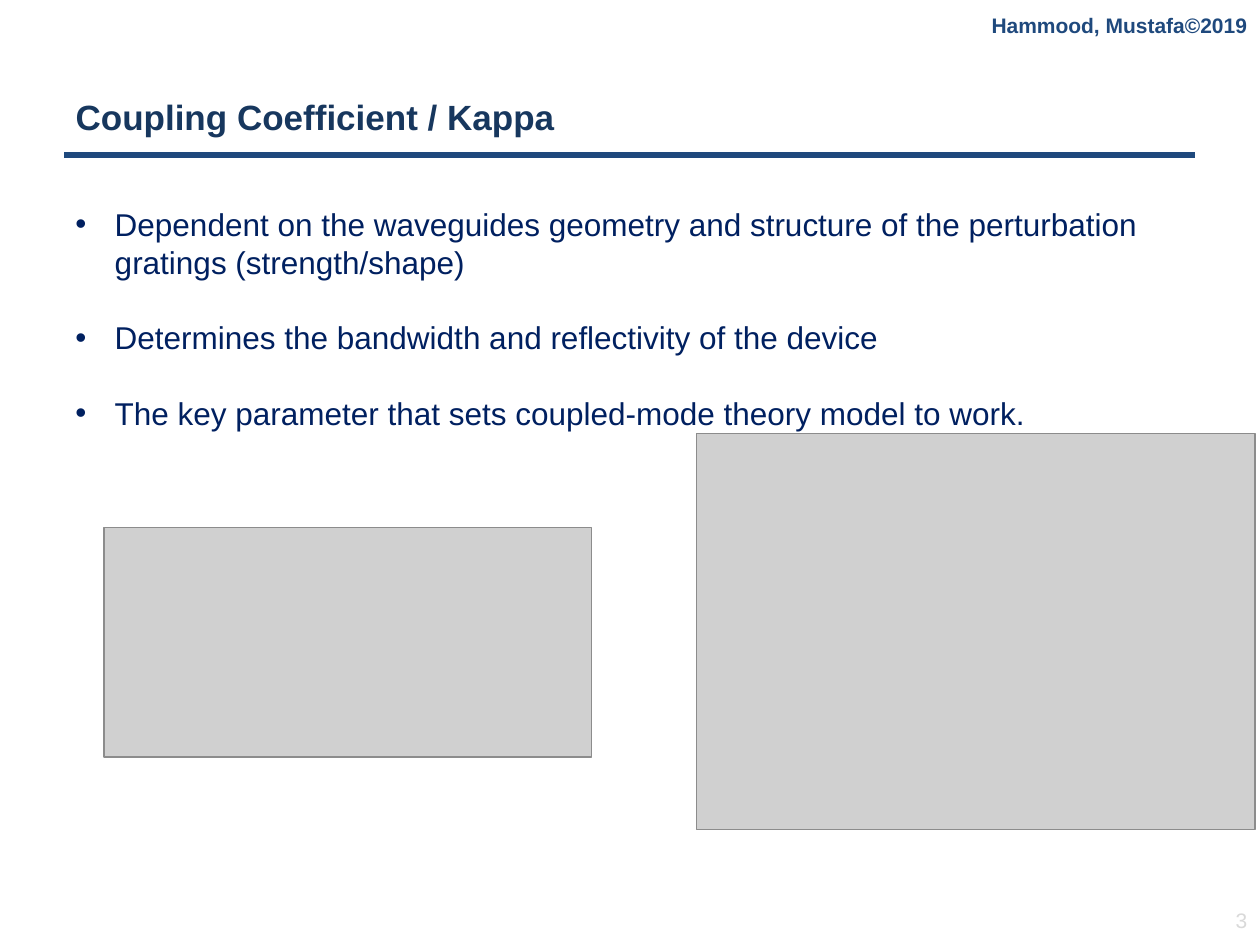
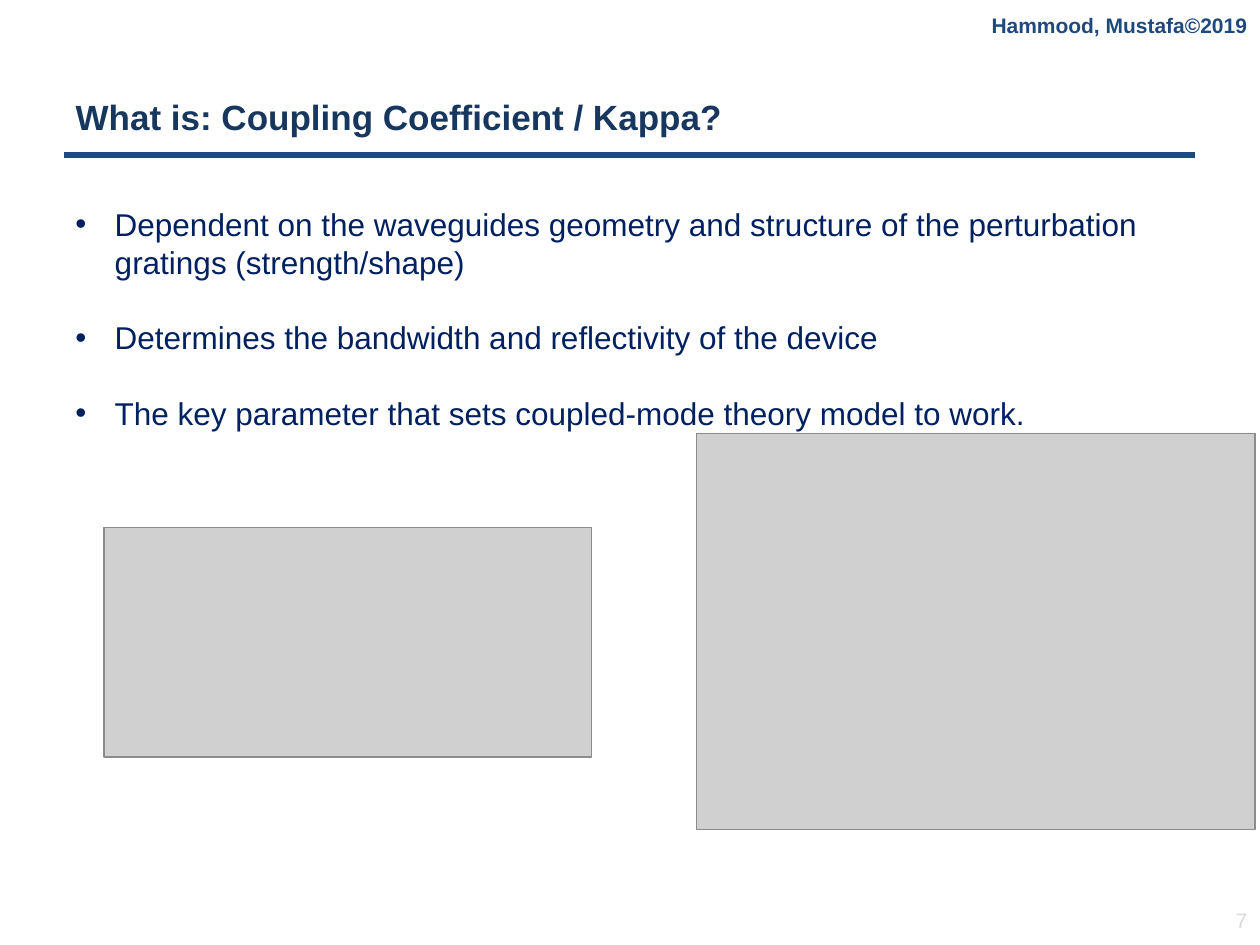
Before and after one commit to mustafacc/SiEPIC_Photonics_Package, a slide deck: slide 7 of SiEPIC_Photonics_Package/solvers_simulators/contraDC/Documentation/contraDC_Simulator.pptx (slide 3 before the commit). Drawn at 1260x945 pixels with LibreOffice and Linux fonts; fonts in the diff are those of the drawing; grey boxes stand for pictures; background and template pictures are left out. Boxes give left, top, right and bottom in pixels: in the first picture for what was removed or moved away, otherwise in the second. Text is boxed around its words. In the diff, an @@ line names an element or a change of style, - is before the commit and + after.

```diff
--- a/SiEPIC_Photonics_Package/solvers_simulators/contraDC/Documentation/contraDC_Simulator.pptx
+++ b/SiEPIC_Photonics_Package/solvers_simulators/contraDC/Documentation/contraDC_Simulator.pptx
@@ title at [76,104,721,137]: text changed @@
-Coupling Coefficient / Kappa
+What is: Coupling Coefficient / Kappa?
@@ page number at [1236,909,1248,932]: text changed @@
-3
+7
```
Also in this commit, not shown: 5 other slides changed, 6 slides added, 2 other files.
